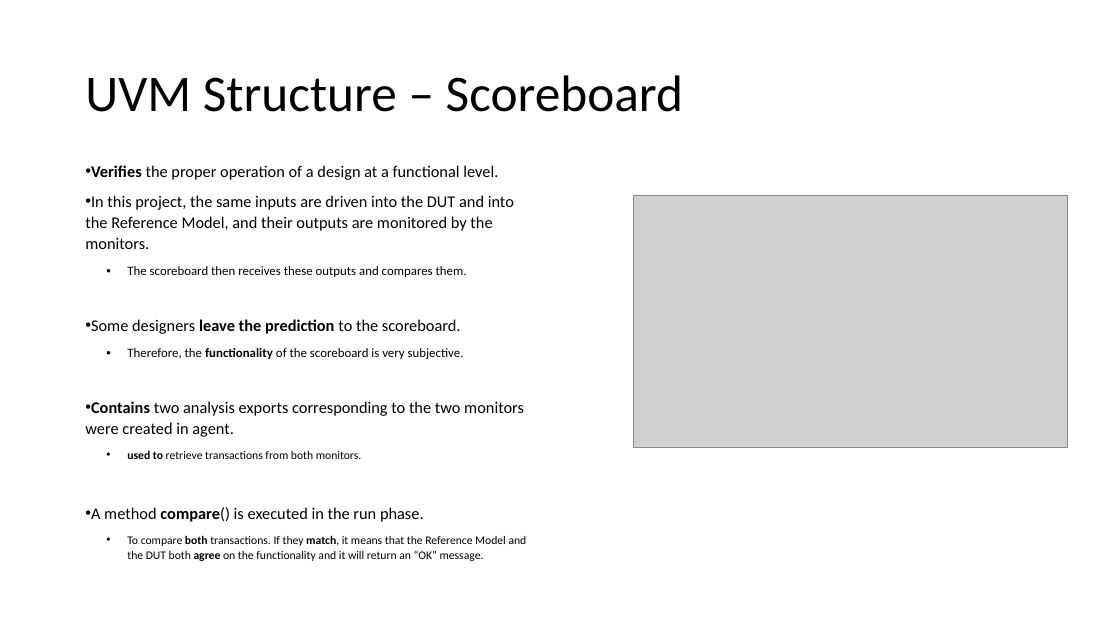
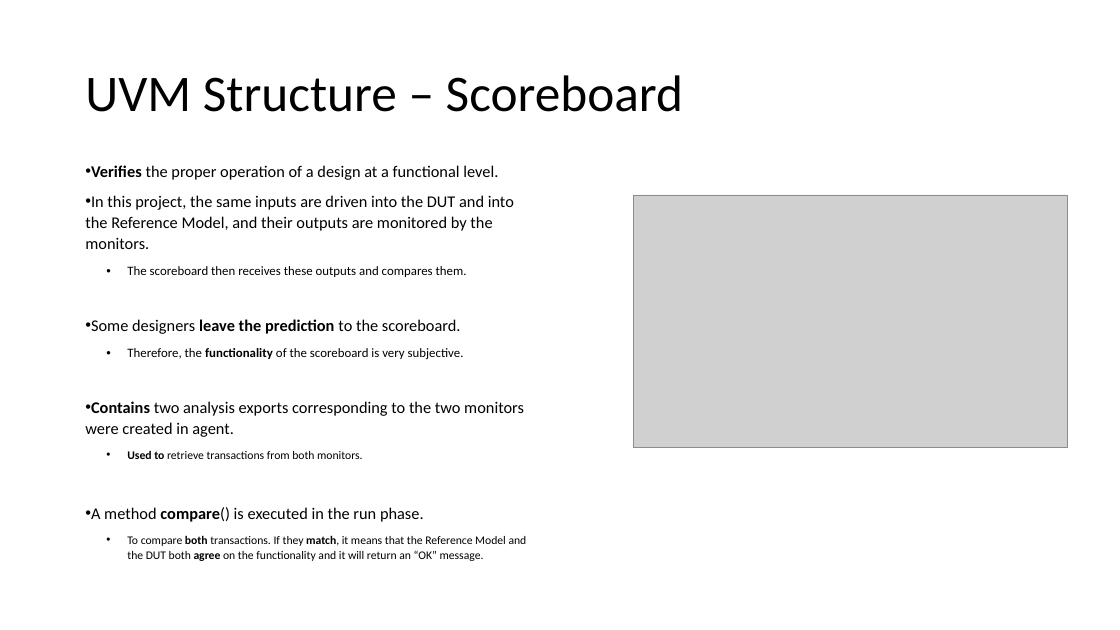
Before and after one commit to liotahuf/UVM_project, a slide deck: slide 13 of Final presentation 3.pptx. Drawn at 1120x630 pixels with LibreOffice and Linux fonts; fonts in the diff are those of the drawing; grey boxes stand for pictures. Boxes give left, top, right and bottom in pixels: in the first picture for what was removed or moved away, otherwise in the second. Text is boxed around its words. In the diff, an @@ line names an element or a change of style, - is before the commit and + after.

```diff
--- a/Final presentation 3.pptx
+++ b/Final presentation 3.pptx
@@ text at [127, 451, 362, 459]: text changed @@
-  • used to retrieve transactions from both monitors.
+  • Used to retrieve transactions from both monitors.
```
Also in this commit, not shown: 7 other slides changed.
